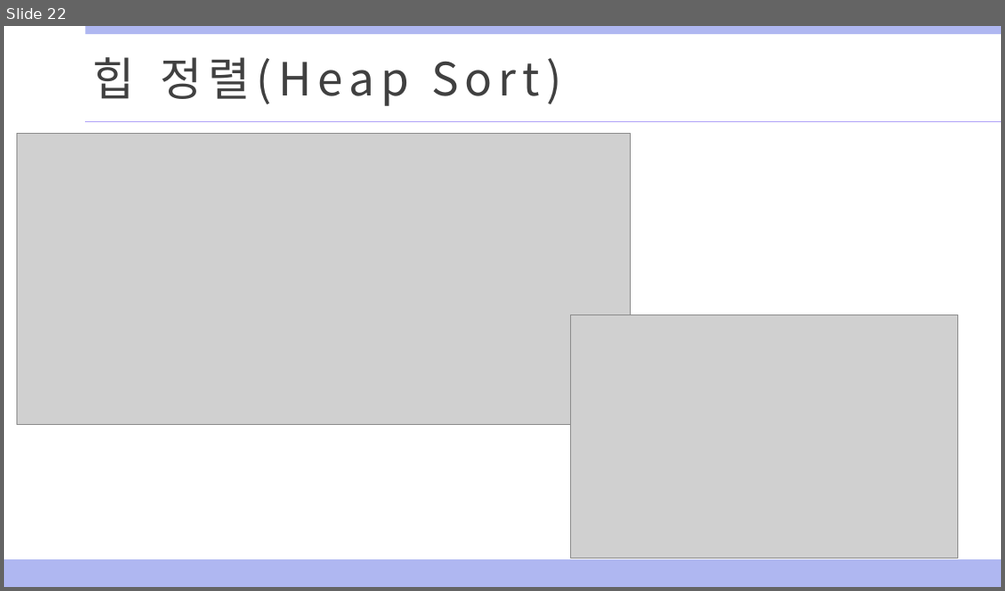
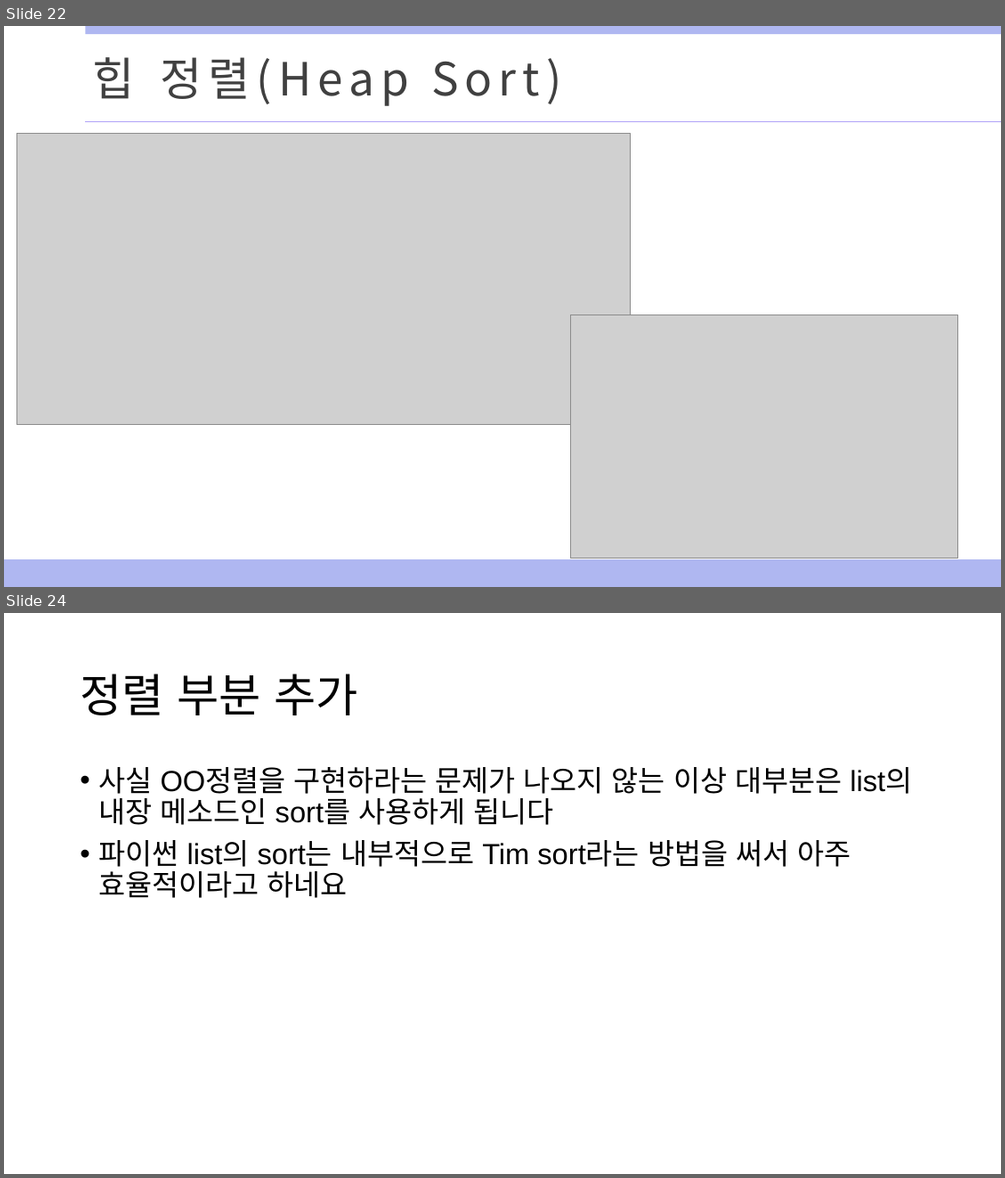
Before and after one commit to dev-dain/Dukgorithm, a slide deck: week3/알고리즘 스터디 3주차.pptx. Shown one above the other, each under a label of ours: slide 22 before the commit, slides 22 and 24 after it; the slides between them are not shown. The pictures are 1005x591 and 1005x1178 pixels, drawn with LibreOffice and Linux fonts; fonts in the diff are those of the drawing; grey boxes stand for pictures. Boxes give left, top, right and bottom in pixels: in the first picture for what was removed or moved away, otherwise in the second. Text is boxed around its words. In the diff, an @@ line names an element or a change of style, - is before the commit and + after.

```diff
--- a/week3/알고리즘 스터디 3주차.pptx
+++ b/week3/알고리즘 스터디 3주차.pptx
@@ slide 24 added at (4, 613, 1001, 1174), background #FFFFFF @@
@@ title added at (80, 674, 357, 715), 44 pt, text #000000 @@
+정렬 부분 추가
@@ text added at (98, 767, 912, 898), 28 pt, text #000000 @@
+• 사실 OO정렬을 구현하라는 문제가 나오지 않는 이상 대부분은 list의 내장 메소드인 sort를 사용하게 됩니다
+• 파이썬 list의 sort는 내부적으로 Tim sort라는 방법을 써서 아주 효율적이라고 하네요
```
Also in this commit, not shown: 5 other slides added.
